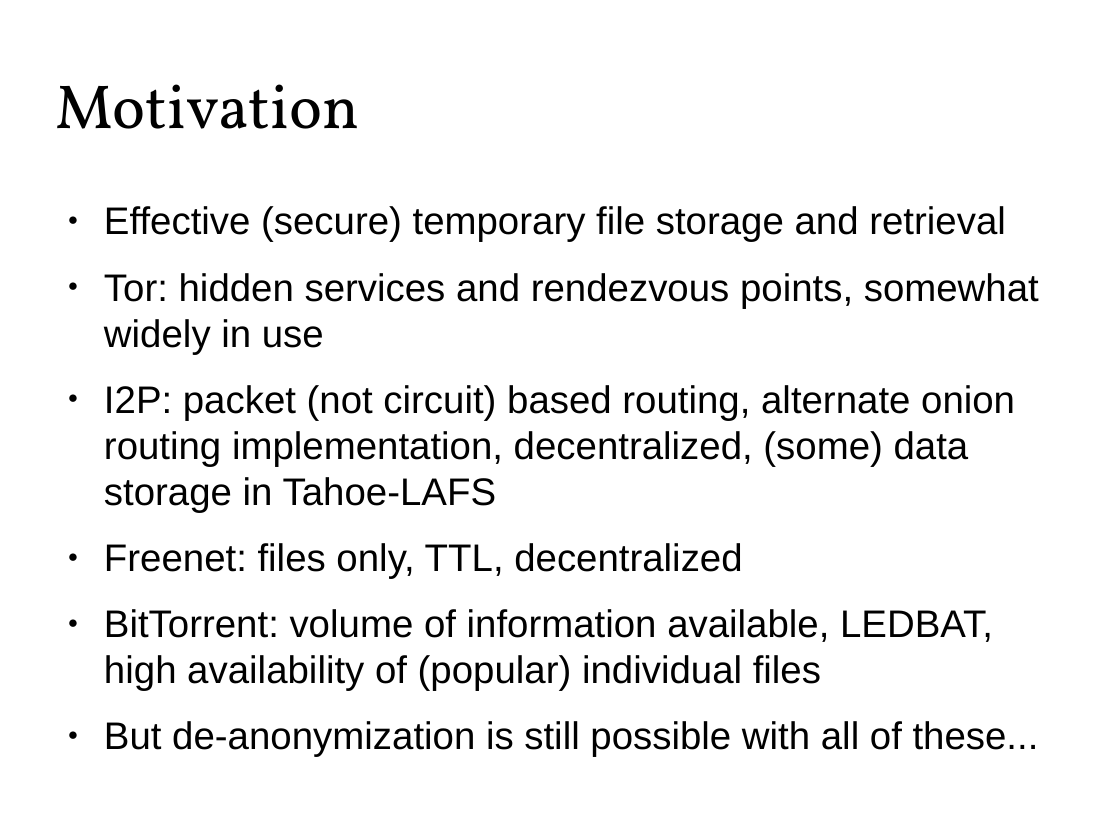
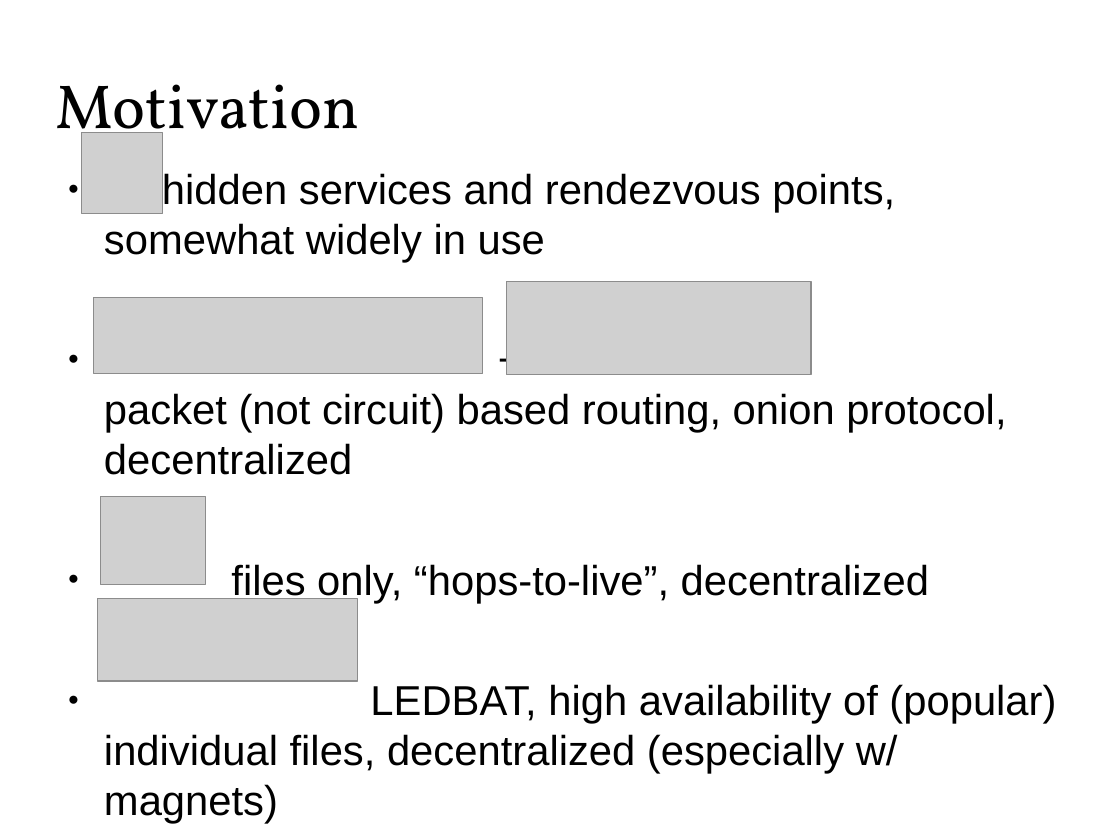
Before and after one commit to Zandrr/phonebook.js, a slide deck: slide 2 of documentation/ecen5013_presentation.odp (slide 4 before the commit). Drawn at 1120x840 pixels with LibreOffice and Linux fonts; fonts in the diff are those of the drawing; grey boxes stand for pictures. Boxes give left, top, right and bottom in pixels: in the first picture for what was removed or moved away, otherwise in the second. Text is boxed around its words. In the diff, an @@ line names an element or a change of style, - is before the commit and + after.

```diff
--- a/documentation/ecen5013_presentation.odp
+++ b/documentation/ecen5013_presentation.odp
@@ picture added at <box>81,132,163,213</box> @@
@@ text at <box>104,171,1056,774</box>: text changed; size 27.2 to 29.6 pt @@
-● Effective (secure) temporary file storage and retrieval
-● Tor: hidden services and rendezvous points, somewhat widely in use
-● I2P: packet (not circuit) based routing, alternate onion routing implementation, decentralized, (some) data storage in Tahoe-LAFS
-● Freenet: files only, TTL, decentralized
-● BitTorrent: volume of information available, LEDBAT, high availability of (popular) individual files
-● But de-anonymization is still possible with all of these...
+● hidden services and rendezvous points, somewhat widely in use
+● +
+  packet (not circuit) based routing, onion protocol, decentralized
+● files only, “hops-to-live”, decentralized
+● LEDBAT, high availability of (popular) individual files, decentralized (especially w/ magnets)
@@ picture added at <box>94,298,483,374</box> @@
@@ picture added at <box>506,282,811,375</box> @@
@@ picture added at <box>101,497,206,584</box> @@
@@ picture added at <box>98,599,358,681</box> @@
```
Also in this commit, not shown: 9 other slides changed, 5 slides added, 10 slides removed.
